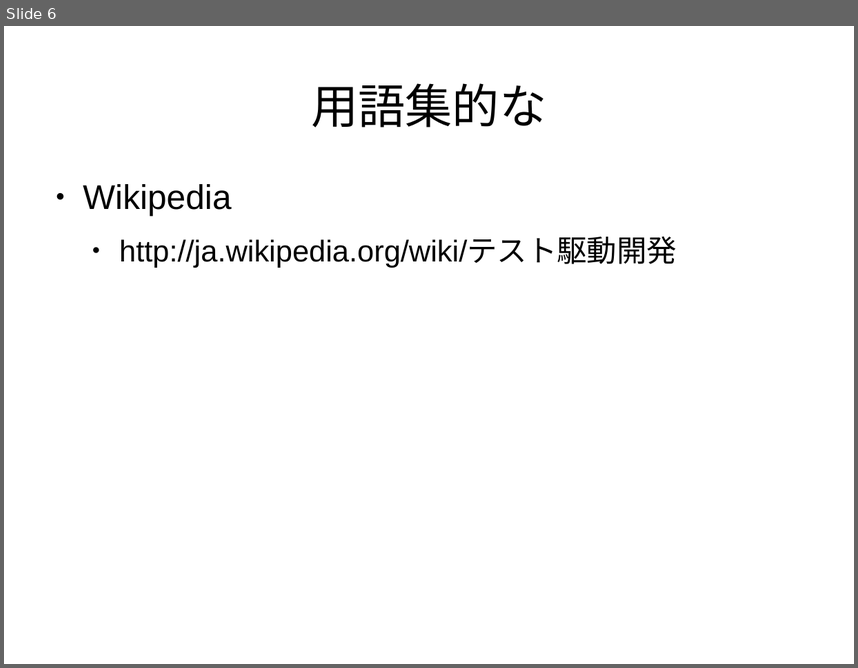
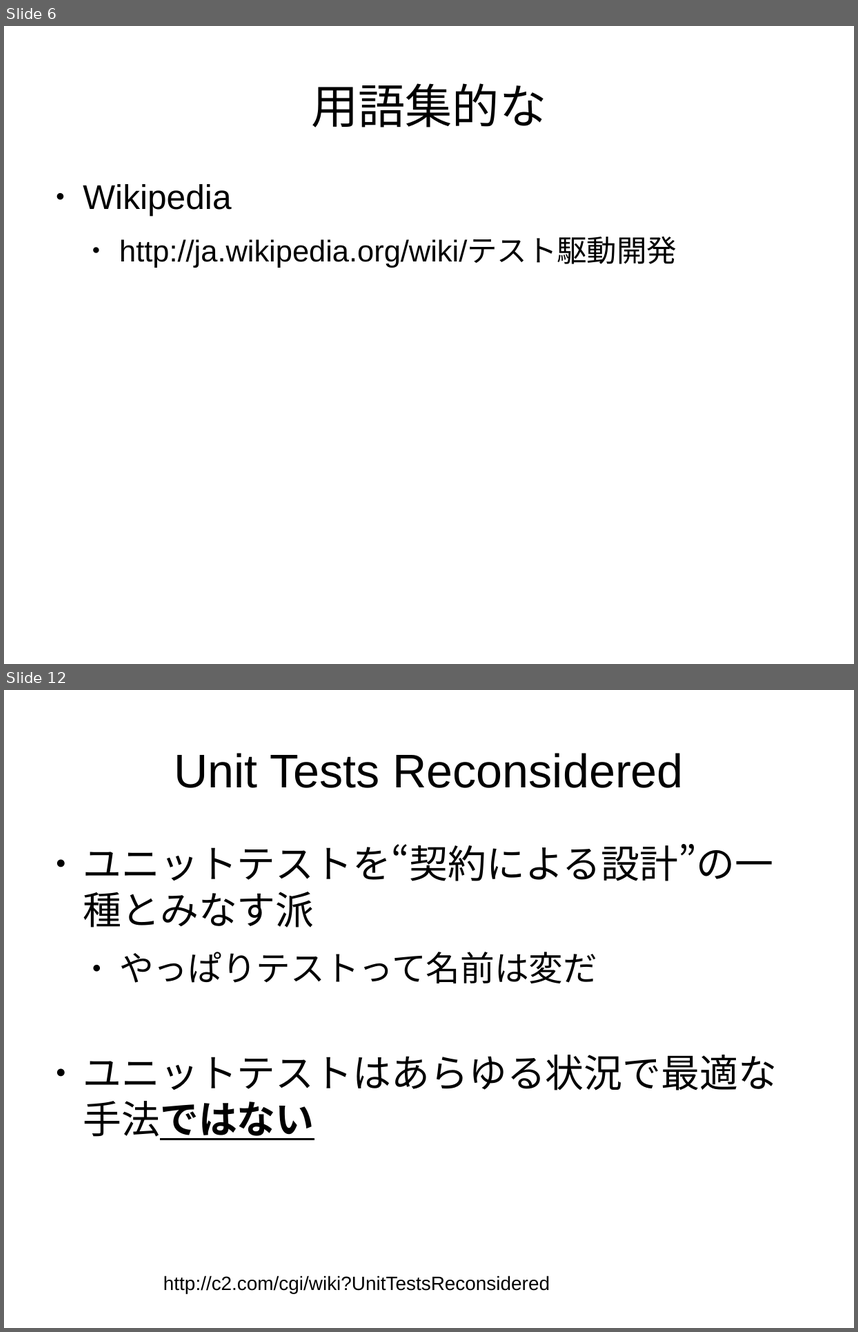
Before and after one commit to yujiorama/event, a slide deck: tddconf/tdd_revice.odp. Shown one above the other, each under a label of ours: slide 6 before the commit, slides 6 and 12 after it; the slides between them are not shown. The pictures are 858x668 and 858x1332 pixels, drawn with LibreOffice and Linux fonts; fonts in the diff are those of the drawing. Boxes give left, top, right and bottom in pixels: in the first picture for what was removed or moved away, otherwise in the second. Text is boxed around its words. In the diff, an @@ line names an element or a change of style, - is before the commit and + after.

```diff
--- a/tddconf/tdd_revice.odp
+++ b/tddconf/tdd_revice.odp
@@ slide 12 added at <box>4,690,854,1328</box>, background #FFFFFF @@
@@ title added at <box>174,753,684,788</box>, 44 pt, text #000000 @@
+Unit Tests Reconsidered
@@ text added at <box>83,844,777,1140</box>, 36 pt, text #000000 @@
+● ユニットテストを“契約による設計”の一種とみなす派
+  ● やっぱりテストって名前は変だ
+● ユニットテストはあらゆる状況で最適な手法ではない
@@ text added at <box>163,1275,550,1293</box>, 18 pt, text #000000 @@
+http://c2.com/cgi/wiki?UnitTestsReconsidered
```
Also in this commit, not shown: 3 slides changed, 19 other slides added, 3 slides removed.
